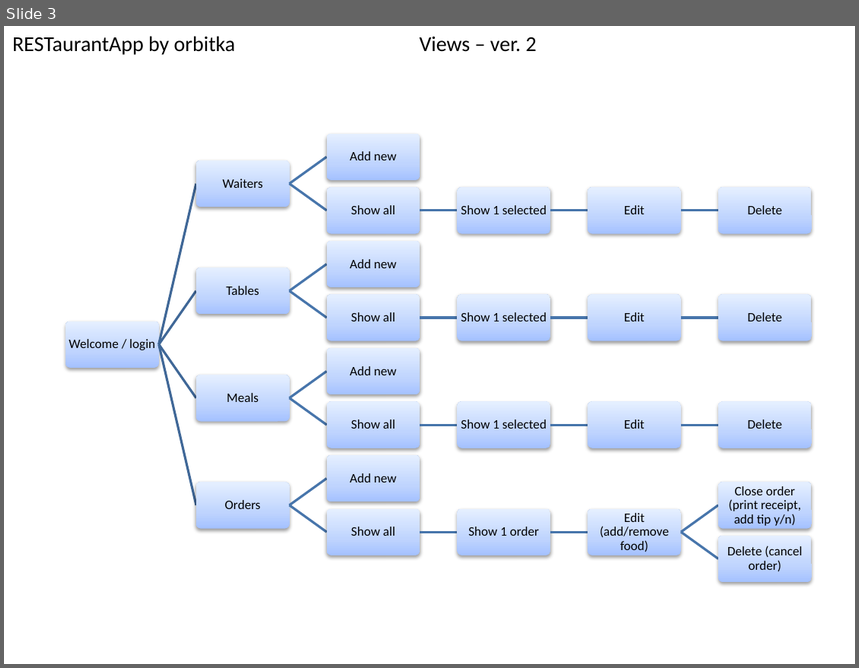
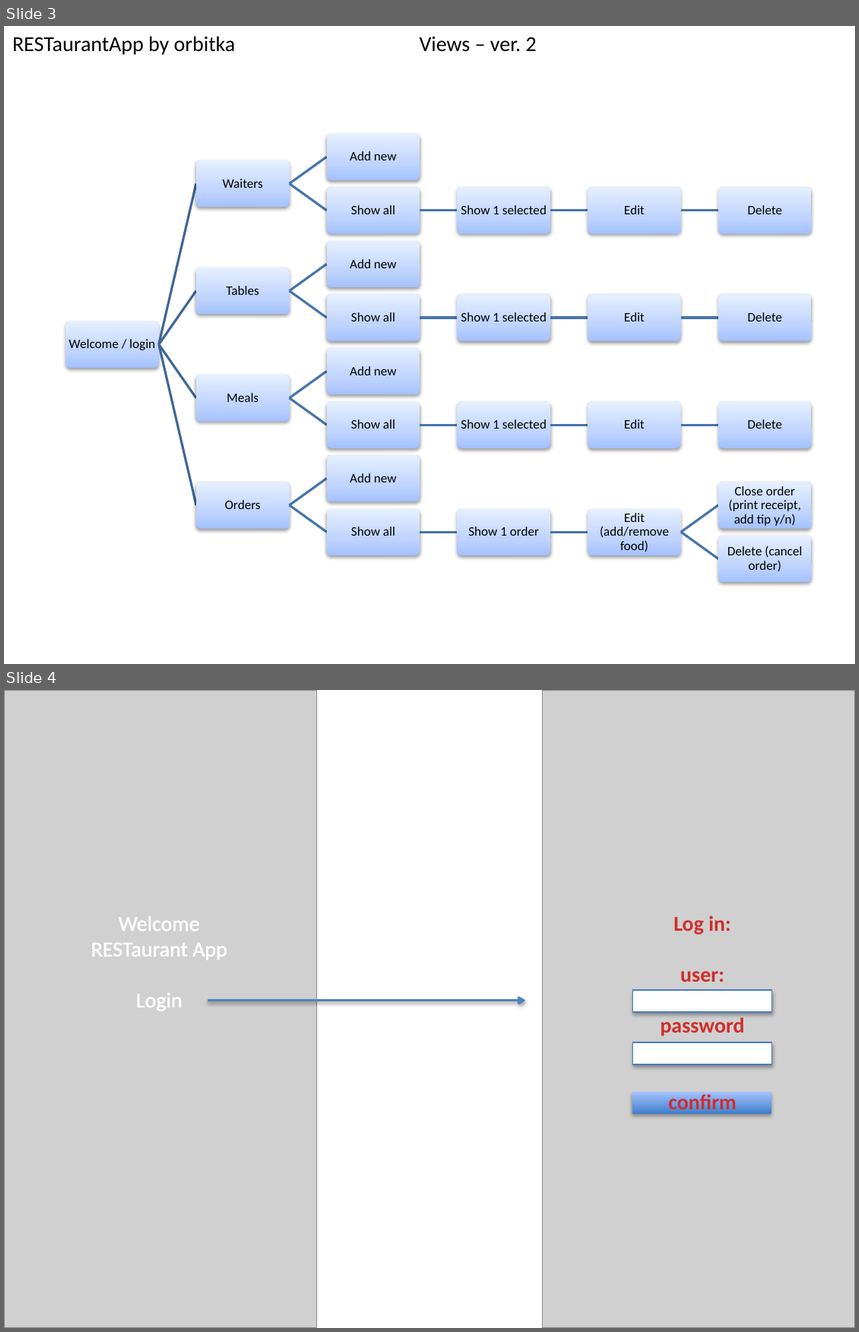
Before and after one commit to orbitka/RESTaurantApp, a slide deck: ERD+wireframes.pptx. Shown one above the other, each under a label of ours: slide 3 before the commit, slides 3 and 4 after it. The pictures are 859x668 and 859x1332 pixels, drawn with LibreOffice and Linux fonts; fonts in the diff are those of the drawing; grey boxes stand for pictures. Boxes give left, top, right and bottom in pixels: in the first picture for what was removed or moved away, otherwise in the second. Text is boxed around its words. In the diff, an @@ line names an element or a change of style, - is before the commit and + after.

Commit message:
changed login to the top, new wireframes

```diff
--- a/ERD+wireframes.pptx
+++ b/ERD+wireframes.pptx
@@ slide 4 added at (4,690,855,1328), background #FFFFFF @@
@@ picture added at (4,690,316,1328) @@
@@ picture added at (543,690,855,1328) @@
@@ text added at (91,916,227,1011), 18 pt, text #FFFFFF @@
+Welcome
+RESTaurant App
+Login
@@ text added at (661,916,745,1115), 18 pt, text gradient #FC7C7A to #D02F2C to #C70500, bold @@
+Log in:
+user:
+password
+confirm
@@ arrow added from (208, 1001) to (526, 1001), #4F81BD 2 pt @@
@@ rectangle added at (633,990,772,1012), fill #FFFFFF, outline #4B7EBC 0.75 pt @@
@@ rectangle added at (633,1043,772,1065), fill #FFFFFF, outline #4B7EBC 0.75 pt @@
@@ rectangle added at (633,1093,771,1115), fill gradient #3F80CE to #A4C4FF @@
```
Also in this commit, not shown: 7 other slides added, 8 other files.
